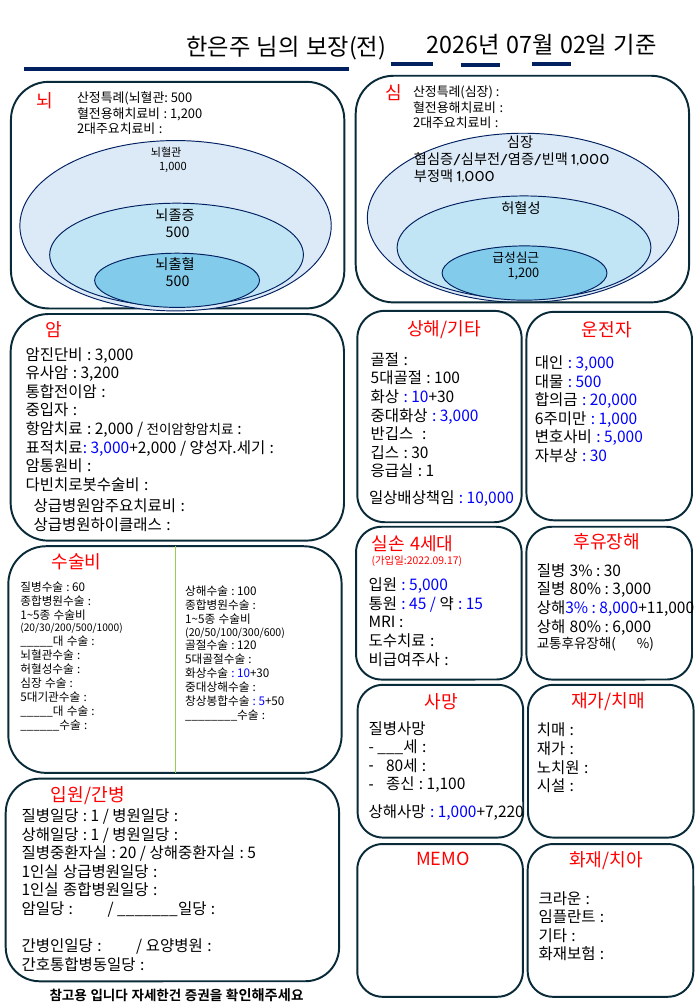
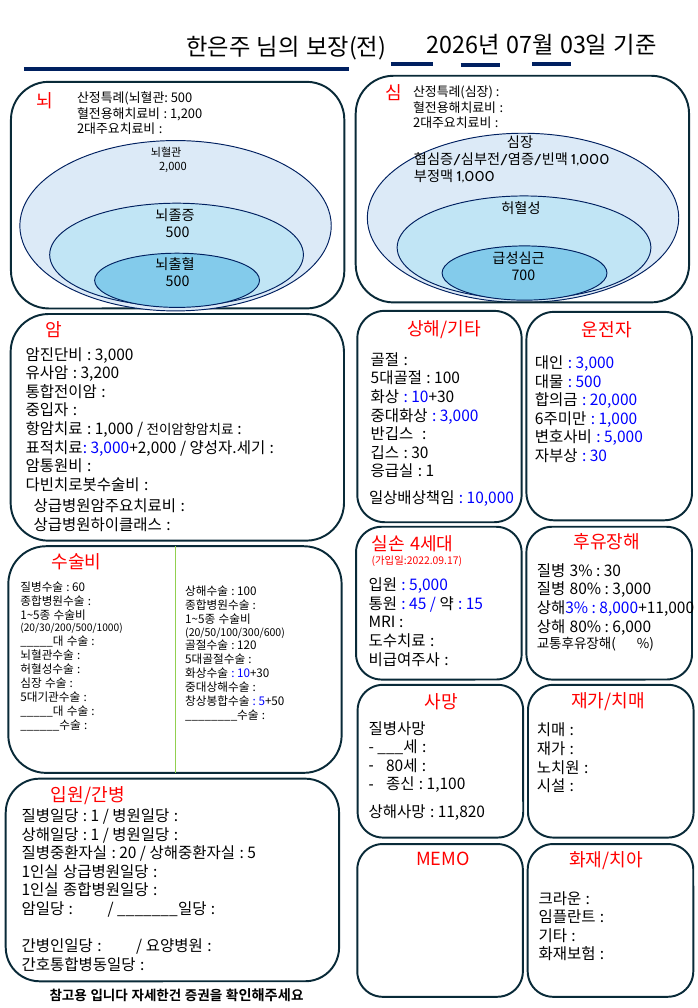
Before and after one commit to bokkile83-ui/barum-bunseok-backend, a slide deck: slide 1 of 보장분석지_한은주.pptx. Drawn at 698x1008 pixels with LibreOffice and Linux fonts; fonts in the diff are those of the drawing. Boxes give left, top, right and bottom in pixels: in the first picture for what was removed or moved away, otherwise in the second. Text is boxed around its words. In the diff, an @@ line names an element or a change of style, - is before the commit and + after.

```diff
--- a/보장분석지_한은주.pptx
+++ b/보장분석지_한은주.pptx
@@ text at (427, 33, 657, 55): text changed @@
-2026년 07월 02일 기준
+2026년 07월 03일 기준
@@ text at (151, 146, 187, 172): text changed @@
-뇌혈관
-1,000
+뇌혈관
+2,000
@@ text at (492, 251, 544, 280): text changed; size 9.9 to 11 pt @@
-급성심근
-1,200
+급성심근
+700
@@ text at (26, 421, 234, 437): text changed @@
-항암치료 : 2,000 / 전이암항암치료 :
+항암치료 : 1,000 / 전이암항암치료 :
@@ text at (369, 804, 485, 820): text changed @@
-상해사망 : 1,000+7,220
+상해사망 : 11,820
```
Also in this commit, not shown: 10 other files.
